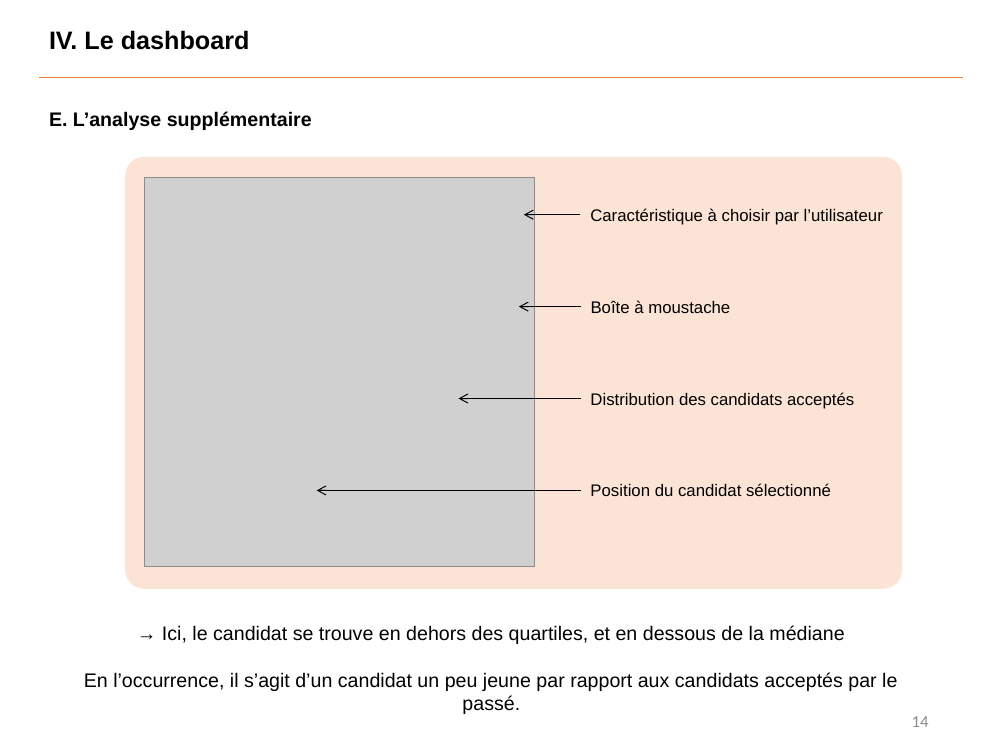
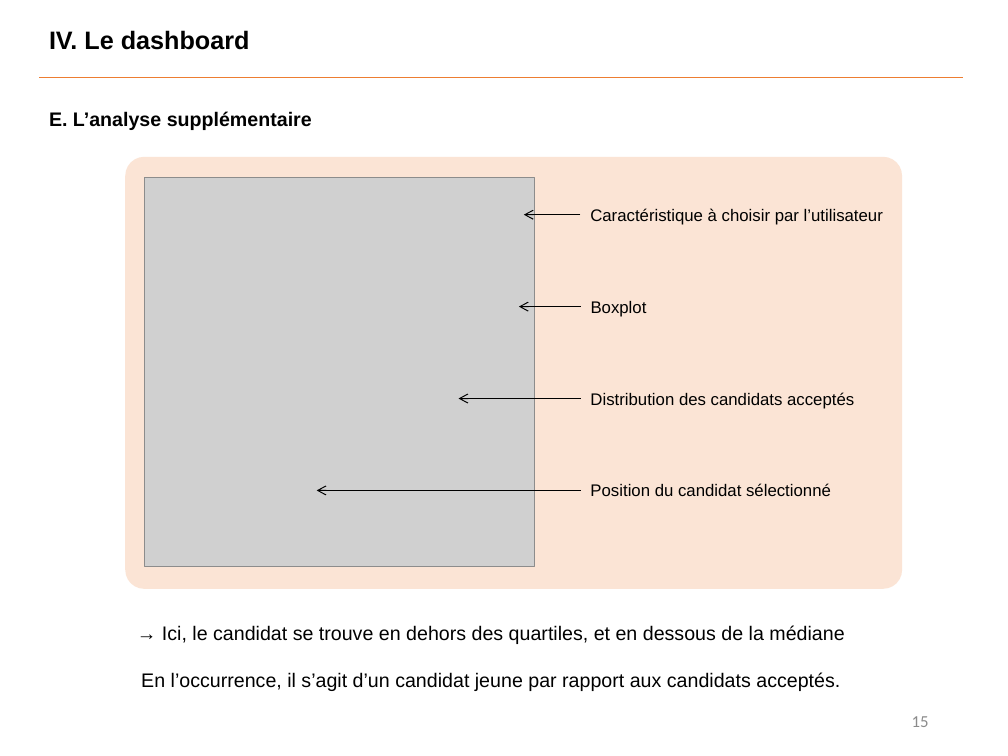
Before and after one commit to Benoit-78/P7_credit_loan_scoring_model, a slide deck: slide 15 of soutenance/P7_soutenance.pptx (slide 14 before the commit). Drawn at 1008x756 pixels with LibreOffice and Linux fonts; fonts in the diff are those of the drawing; grey boxes stand for pictures. Boxes give left, top, right and bottom in pixels: in the first picture for what was removed or moved away, otherwise in the second. Text is boxed around its words. In the diff, an @@ line names an element or a change of style, - is before the commit and + after.

```diff
--- a/soutenance/P7_soutenance.pptx
+++ b/soutenance/P7_soutenance.pptx
@@ text at (591, 301, 647, 317): text changed @@
-Boîte à moustache
+Boxplot
@@ text at (141, 672, 840, 691): text changed @@
-En l’occurrence, il s’agit d’un candidat un peu jeune par rapport aux candidats acceptés par le passé.
+En l’occurrence, il s’agit d’un candidat jeune par rapport aux candidats acceptés.
@@ page number at (912, 716, 929, 727): text changed @@
-14
+15
```
Also in this commit, not shown: 10 other slides changed, 1 slide added, 2 other files.
